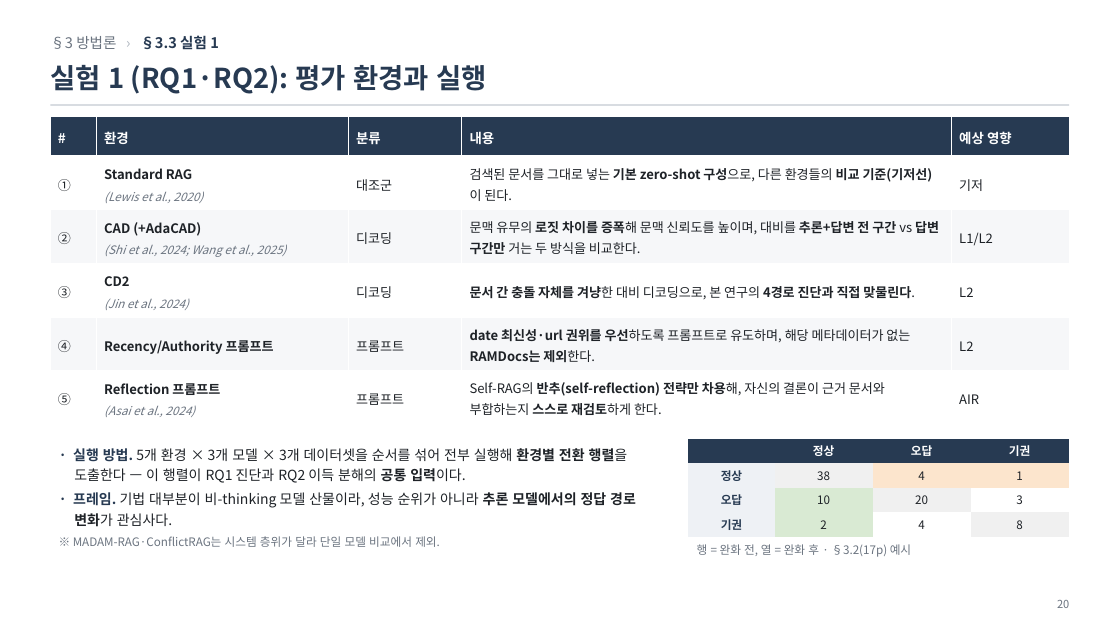
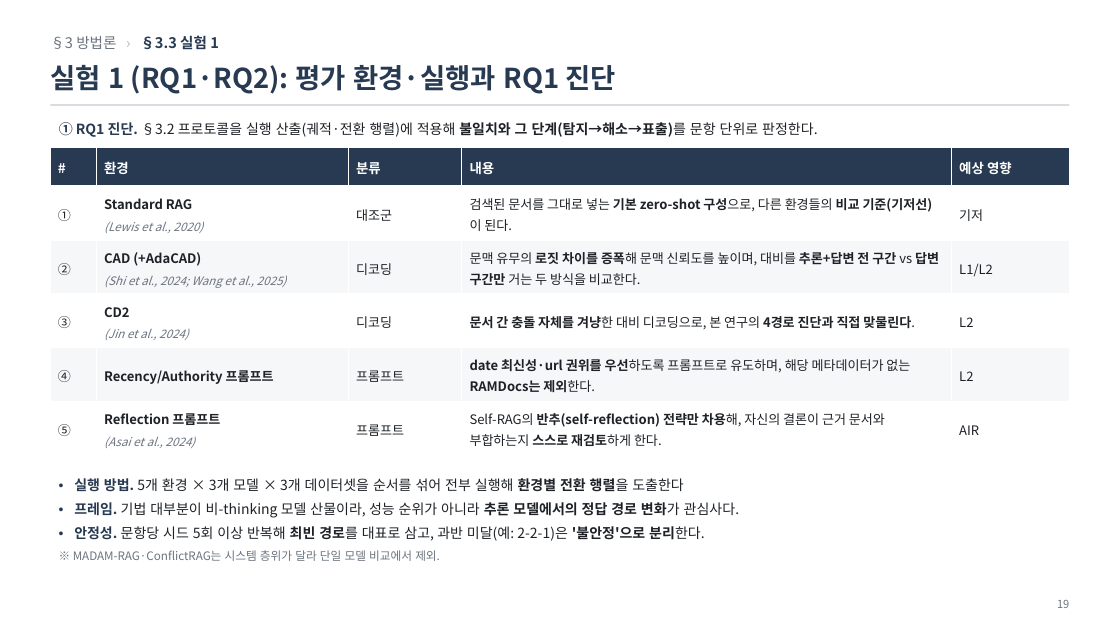
Before and after one commit to jin-ryu/thinkconflict, a slide deck: slide 19 of docs/ThinkConflict_연구보고.pptx (slide 20 before the commit). Drawn at 1120x630 pixels with LibreOffice and Linux fonts; fonts in the diff are those of the drawing. Boxes give left, top, right and bottom in pixels: in the first picture for what was removed or moved away, otherwise in the second. Text is boxed around its words. In the diff, an @@ line names an element or a change of style, - is before the commit and + after.

```diff
--- a/docs/ThinkConflict_연구보고.pptx
+++ b/docs/ThinkConflict_연구보고.pptx
@@ text at (50,65,616,94): text changed @@
-실험 1 (RQ1·RQ2): 평가 환경과 실행
+실험 1 (RQ1·RQ2): 평가 환경·실행과 RQ1 진단
@@ table: place and size @@
-table at (50,117,1070,510)
+table at (50,147,1070,455)
@@ text added at (59,122,817,137), 12 pt, text #1E2227 @@
+① RQ1 진단. §3.2 프로토콜을 실행 산출(궤적·전환 행렬)에 적용해 불일치와 그 단계(탐지→해소→표출)를 문항 단위로 판정한다.
@@ table removed at (688,439,1070,537), 4 rows, 4 columns @@
- | 정상 | 오답 | 기권
-정상 | 38 | 4 | 1
-오답 | 10 | 20 | 3
-기권 | 2 | 4 | 8
@@ text "실행 방법. 5개 환경 × ...": place and size @@
-text "실행 방법. 5개 환경 × ..." at (73,448,628,547)
+text "실행 방법. 5개 환경 × ..." at (73,478,739,561)
@@ text at (74,478,739,541): text changed @@
-· 실행 방법. 5개 환경 × 3개 모델 × 3개 데이터셋을 순서를 섞어 전부 실행해 환경별 전환 행렬을 도출한다 — 이 행렬이 RQ1 진단과 RQ2 이득 분해의 공통 입력이다.
-· 프레임. 기법 대부분이 비-thinking 모델 산물이라, 성능 순위가 아니라 추론 모델에서의 정답 경로 변화가 관심사다.
+• 실행 방법. 5개 환경 × 3개 모델 × 3개 데이터셋을 순서를 섞어 전부 실행해 환경별 전환 행렬을 도출한다
+• 프레임. 기법 대부분이 비-thinking 모델 산물이라, 성능 순위가 아니라 추론 모델에서의 정답 경로 변화가 관심사다.
+• 안정성. 문항당 시드 5회 이상 반복해 최빈 경로를 대표로 삼고, 과반 미달(예: 2-2-1)은 '불안정'으로 분리한다.
@@ text removed at (697,544,911,557) @@
-행 = 완화 전, 열 = 완화 후 · §3.2(17p) 예시
@@ page number at (1057,600,1069,608): text changed @@
-20
+19
```
Also in this commit, not shown: 17 other slides changed, 2 slides removed, 3 other files.
